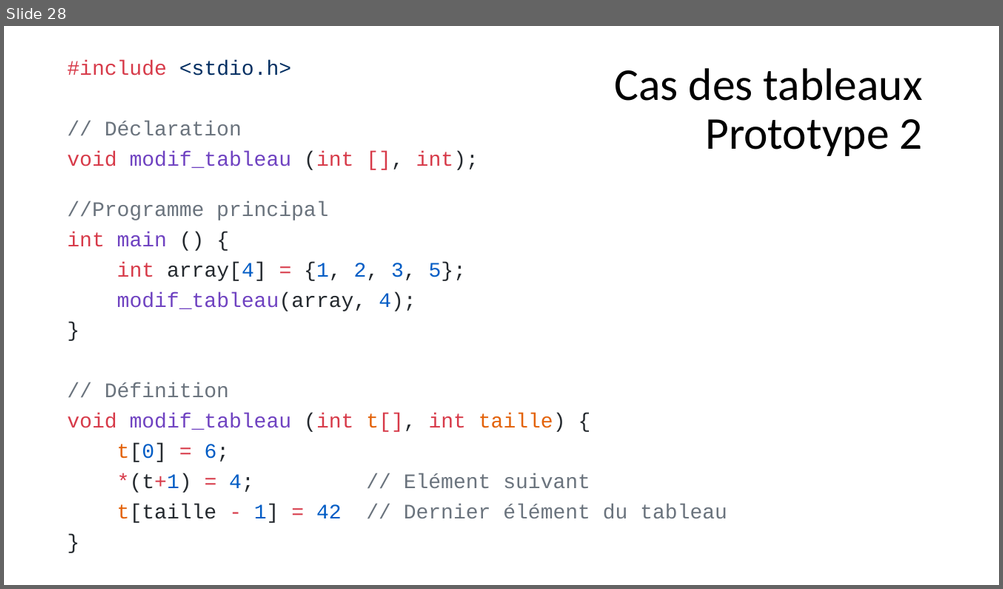
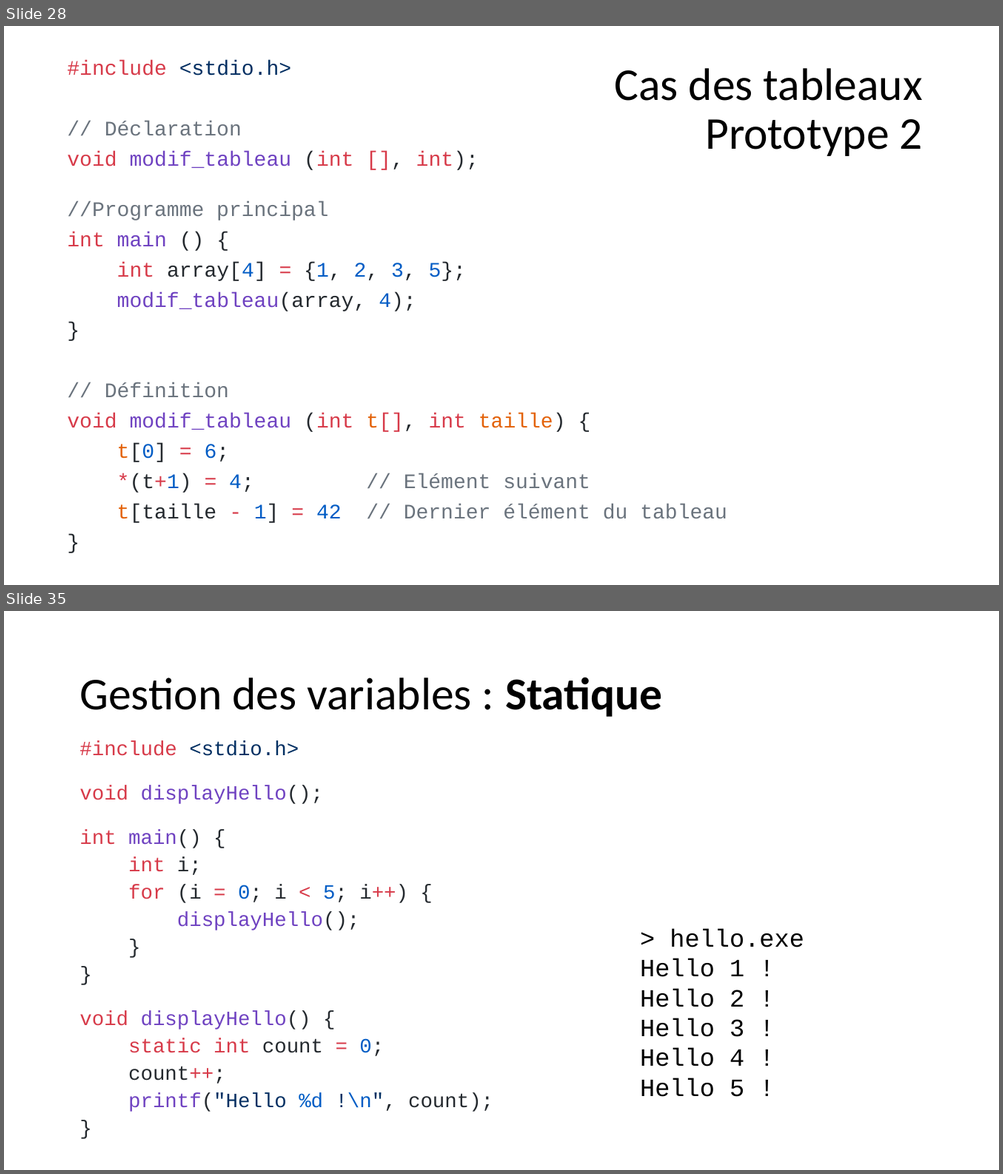
Before and after one commit to standard3/BTS1, a slide deck: 02_C/05_Fonctions/Fonctions.pptx. Shown one above the other, each under a label of ours: slide 28 before the commit, slides 28 and 35 after it; the slides between them are not shown. The pictures are 1003x589 and 1003x1174 pixels, drawn with LibreOffice and Linux fonts; fonts in the diff are those of the drawing. Boxes give left, top, right and bottom in pixels: in the first picture for what was removed or moved away, otherwise in the second. Text is boxed around its words. In the diff, an @@ line names an element or a change of style, - is before the commit and + after.

Commit message:
variables statiques

```diff
--- a/02_C/05_Fonctions/Fonctions.pptx
+++ b/02_C/05_Fonctions/Fonctions.pptx
@@ slide 35 added at bbox=[4, 611, 999, 1170], background #FFFFFF @@
@@ title added at bbox=[79, 677, 663, 717], 44 pt, text #000000 @@
+Gestion des variables : Statique
@@ text added at bbox=[79, 741, 493, 1112], 19.6 pt, text #6F42C1 @@
+#include <stdio.h>
+void displayHello();
+int main() {
+int i;
+for (i = 0; i < 5; i++) {
+displayHello();
+}
+}
+void displayHello() {
+static int count = 0;
+count++;
+printf("Hello %d !\n", count);
+}
@@ text added at bbox=[640, 929, 804, 1097], 24 pt, text #000000 @@
+> hello.exe
+Hello 1 !
+Hello 2 !
+Hello 3 !
+Hello 4 !
+Hello 5 !
```
Also in this commit, not shown: 12 other slides added, 3 other files.
